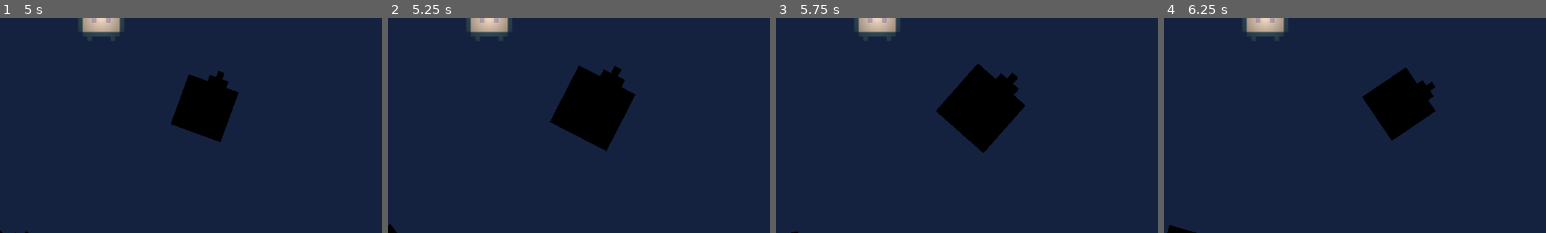
Above: before the commit, frames 1-4 (left to right).
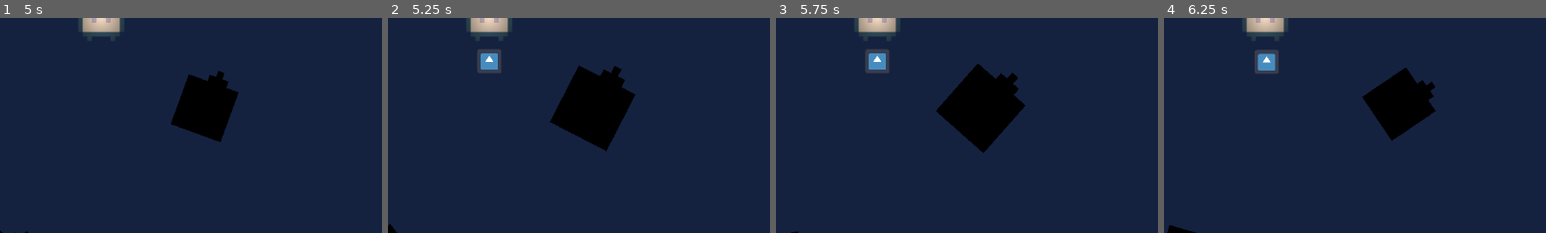
Above: after the commit, the same moments.

Repository: icysamon/LightYearsTraveler
Game: Godot game, scene res://scene/main/menu.tscn
The game is run twice, just before and just after one commit, with the same random seed, the same clock (stepped at 60 frames per second) and the same inputs. The engine's default icon, where the game draws it, is replaced by a stand-in: a white triangle on a blue panel in a dark square.
Inputs (mouse positions are % of the whole screen's width and height, from its top left):
- Up to frame 1 (5 s): click "Start" at 0.5 s; click "ReStart" at 1.25 s; click "ReStart" at 2 s; click "ReStart" at 2.75 s; click "Back To Menu" at 3.5 s; click "Start" at 4.25 s
- Up to frame 2 (5.25 s): tap Enter at 5 s; move the mouse to (64, 71) at 5.02 s; hold Right mouse button (navigation, bound only after the commit) from 5.03 s (still down)
- Up to frame 3 (5.75 s): keep holding Right mouse button (navigation, bound only after the commit)
- Up to frame 4 (6.25 s): move the mouse to (30, 55) at 5.77 s; release Right mouse button (navigation, bound only after the commit) at 5.78 s; click (30, 55) at 5.85 s; right-click (30, 55) at 6.05 s
The pictures show only the part of the screen within x 37-87%, y 50-100%; the shares and areas given below are measured in that part.

Frame 1 is identical in both runs. In frame 2, 0.7% of the frame differs, in the area x 23-30%, y 14-26%; in frame 3, 0.7%; in frame 4, 0.7%.

Commit message:
feat: planet navigation

Diff:
--- a/project.godot
+++ b/project.godot
@@ -31,6 +31,11 @@
 "events": [Object(InputEventMouseButton,"resource_local_to_scene":false,"resource_name":"","device":-1,"window_id":0,"a …(258 unchanged characters)…
 ]
 }
+navigation={
+"deadzone": 0.5,
+"events": [Object(InputEventMouseButton,"resource_local_to_scene":false,"resource_name":"","device":-1,"window_id":0,"alt_pressed":false,"shift_pressed":false,"ctrl_pressed":false,"meta_pressed":false,"button_mask":2,"position":Vector2(345, 8),"global_position":Vector2(349, 49),"factor":1.0,"button_index":2,"canceled":false,"pressed":true,"double_click":false,"script":null)
+]
+}
 
 [layer_names]
 
--- a/scene/child/player.tscn
+++ b/scene/child/player.tscn
@@ -21,10 +21,6 @@
 [node name="UI" parent="Camera2D" instance=ExtResource("3_8hhjv")]
 light_mask = 8
 custom_minimum_size = Vector2(1152, 648)
-offset_left = -576.0
-offset_top = -324.0
-offset_right = 576.0
-offset_bottom = 324.0
 size_flags_horizontal = 4
 size_flags_vertical = 4
 mouse_filter = 1
--- a/scene/main/global.tscn
+++ b/scene/main/global.tscn
@@ -8,6 +8,7 @@
 [ext_resource type="Animation" uid="uid://cwarwfb3po1eh" path="res://resource/animation/click.tres" id="5_vkv1w"]
 [ext_resource type="PackedScene" uid="uid://bvy1en3oaaxpo" path="res://scene/child/animation_click.tscn" id="6_ffp2u"]
 [ext_resource type="Texture2D" uid="uid://d2fva8bch13el" path="res://assets/click/click1.png" id="8_gnuu0"]
+[ext_resource type="Texture2D" uid="uid://c6alry8xdllb2" path="res://icon.svg" id="9_fjh4i"]
 
 [sub_resource type="AnimationLibrary" id="AnimationLibrary_x414w"]
 _data = {
@@ -22,6 +23,15 @@
 color = Color(0, 0, 0, 1)
 
 [node name="Player" parent="." instance=ExtResource("3_w17ff")]
+
+[node name="CanvasLayer" type="CanvasLayer" parent="Player"]
+
+[node name="Navigation" type="TextureRect" parent="Player/CanvasLayer"]
+visible = false
+offset_right = 40.0
+offset_bottom = 40.0
+scale = Vector2(0.3, 0.3)
+texture = ExtResource("9_fjh4i")
 
 [node name="Planet" parent="." instance=ExtResource("2_yc56x")]
 position = Vector2(156, 136)
--- a/scripts/global.gd
+++ b/scripts/global.gd
@@ -4,7 +4,7 @@
 @onready var player = $Player
 @onready var animation_click = $AnimationClick
 @onready var animation_player = $AnimationPlayer
-
+@onready var planet_navigation = $Player/CanvasLayer/Navigation
 
 const PLANET_QUANTITY = 100
 const DISTANCE_MAX : int = 10000
@@ -46,7 +46,6 @@
 
 		planet_array.append(planet)
 		creation_radius += R_INCREMENT
-	print(planet_array)
 
 
 func _draw():
@@ -89,3 +88,17 @@
 		# set mouse click animation
 		animation_click.position = target
 		animation_player.play("click")
+
+	if event.is_action_pressed("navigation"):
+		_find_planet()
+
+func _find_planet():
+	for i in planet_array.size():
+		var planet_position = planet_array[i].position - player.position
+		if planet_position.length() < 500:
+			print(planet_position.normalized())
+			print(planet_navigation.position)
+			planet_navigation.position = get_viewport_rect().size / 2 + planet_position.normalized() * 50
+			planet_navigation.visible = true
+			print(planet_navigation.position)
+			break
Not shown: 1 places in scene/main/global.tscn that only renumber resources
